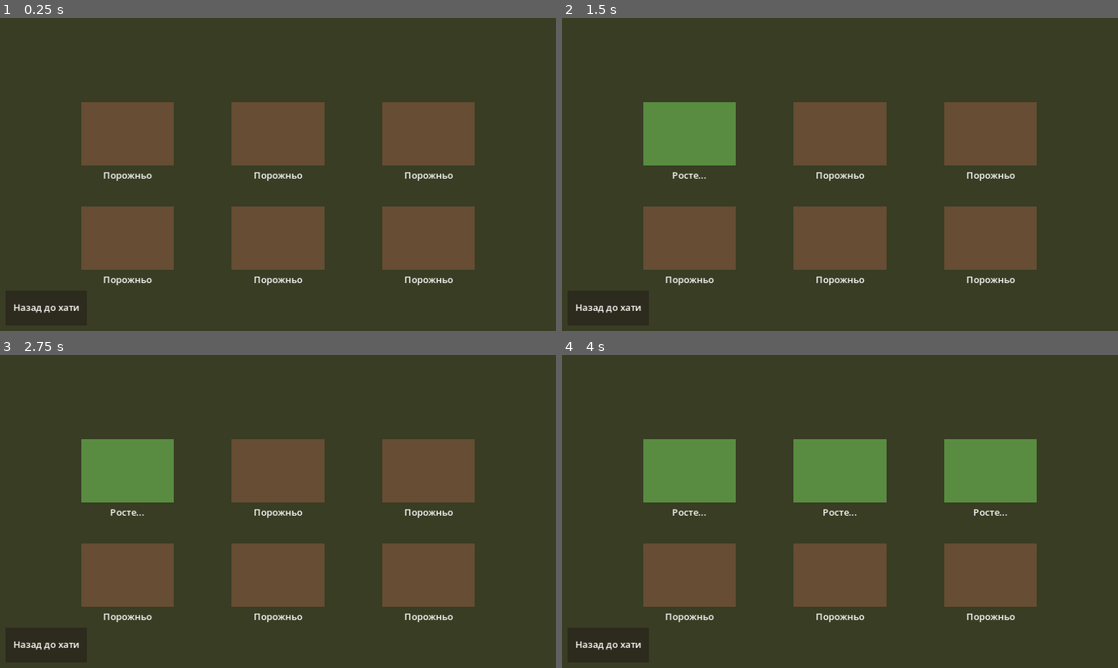
Above: before the commit, frames 1-4 (two rows, left to right).
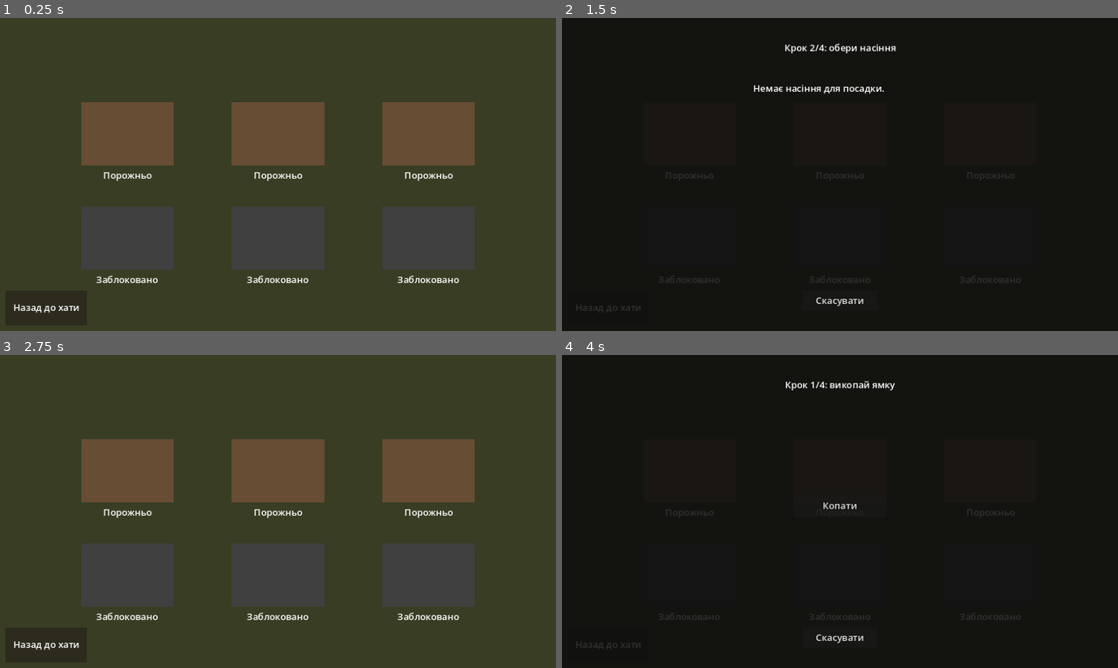
Above: after the commit, the same moments.

Repository: zav1K/molfar
Game: Godot game, scene res://scenes/Garden.tscn
Same seed, same stepped clock (60 frames per second), same inputs: the game is played once before the commit and once after it. This scene is started directly instead of the project's main scene.
Inputs (mouse positions are in pixels of both pictures, inside the frame that each line leads up to):
- Up to frame 1 (0.25 s): no input
- Up to frame 2 (1.5 s): tap Enter at 0.5 s; drag from (689, 133) to (840, 133) at 0.52 s; click (840, 168) at 1.25 s, where only the run after the commit has a clickable "Копати"
- Up to frame 3 (2.75 s): click (278, 636) at 2 s, where only the run after the commit has a clickable "Скасувати"
- Up to frame 4 (4 s): tap Space at 2.75 s; drag from (840, 470) to (689, 470) at 2.77 s; tap Enter at 3.5 s; move the mouse to (990, 470) at 3.52 s; hold Right (ui_right) from 3.53 s (still down); click (990, 470) at 3.67 s

The runs differ from the first frame. In frame 1, 11% of the frame differs, in the area x 14-86%, y 60-86%; in frame 2, 100%; in frame 3, 14%; in frame 4, 100%, in the area x 0-100%, y 0-100%.

Commit message:
Replace the garden's flat-timer plots with the 4-step planting mechanic
GardenPlot used to be a fixed ingredient_id with a flat growth_seconds
timer, and its state lived on the scene node itself — which meant it
reset every time the player left the garden, since change_scene_to_file
destroys those nodes. Growth needs to persist and keep advancing on the
calendar regardless of whether anyone's looking at it, so plot state now
lives in a new GardenState autoload; GardenPlot is just a thin view over
whichever index it's assigned.

Planting is now a 4-step tactile sequence (dig → pick a seed from
PlayerInventory → cover → water) via a new PlantingUI overlay, same
click-to-open pattern as the other minigames. Nothing is consumed until
the final watering step actually commits, so backing out costs nothing.
Growth ticks once per GameCalendar day regardless of watering; watering
adds a bonus but only once per day (checked against last_watered_day),
so spam-clicking it does nothing extra.

check_plantable() gates on the ingredient's season window (hard) and,
for moon-sensitive ones, the current moon phase (soft — wrong half of
the cycle still allows planting but slower, NEW/FULL block outright).
None of today's 3 plantable ingredients (garlic/mint/wormwood) are
moon-sensitive yet — Viktor hasn't specified which future rare
ingredients should be, so the gating exists but isn't exercised by any
real content yet.

Plot count is capped at 3 of the 6 pre-built plots (the rest show
"Заблоковано") via a static GardenState.max_plots — flagged as a stand-in
for a shared cauldron/carving-knife/shelf upgrade system that doesn't
exist yet either.

Co-Authored-By: Claude Sonnet 5 <noreply@anthropic.com>
Claude-Session: https://claude.ai/code/session_014yaB9t29x6B3F9jCn3eL4A

Diff:
--- a/project.godot
+++ b/project.godot
@@ -36,6 +36,7 @@
 SigilDatabase="*res://scripts/autoload/sigil_database.gd"
 VisitorDatabase="*res://scripts/autoload/visitor_database.gd"
 CarvedSigilRegistry="*res://scripts/autoload/carved_sigil_registry.gd"
+GardenState="*res://scripts/autoload/garden_state.gd"
 
 [rendering]
 
--- a/scenes/Garden.tscn
+++ b/scenes/Garden.tscn
@@ -1,8 +1,9 @@
-[gd_scene load_steps=6 format=3]
+[gd_scene load_steps=7 format=3]
 
 [ext_resource type="Script" path="res://scripts/garden.gd" id="1"]
 [ext_resource type="Script" path="res://scripts/garden_plot.gd" id="2"]
 [ext_resource type="Script" path="res://scripts/interaction_zone.gd" id="3"]
+[ext_resource type="Script" path="res://scripts/planting_ui.gd" id="4"]
 
 [sub_resource type="RectangleShape2D" id="Shape_plot"]
 size = Vector2(160, 110)
@@ -26,7 +27,7 @@
 script = ExtResource("2")
 zone_id = &"plot_1"
 zone_label = "Грядка 1"
-ingredient_id = &"garlic"
+plot_index = 0
 
 [node name="CollisionShape2D" type="CollisionShape2D" parent="Plots/Plot1"]
 shape = SubResource("Shape_plot")
@@ -53,7 +54,7 @@
 script = ExtResource("2")
 zone_id = &"plot_2"
 zone_label = "Грядка 2"
-ingredient_id = &"wormwood"
+plot_index = 1
 
 [node name="CollisionShape2D" type="CollisionShape2D" parent="Plots/Plot2"]
 shape = SubResource("Shape_plot")
@@ -80,7 +81,7 @@
 script = ExtResource("2")
 zone_id = &"plot_3"
 zone_label = "Грядка 3"
-ingredient_id = &"mint"
+plot_index = 2
 
 [node name="CollisionShape2D" type="CollisionShape2D" parent="Plots/Plot3"]
 shape = SubResource("Shape_plot")
@@ -107,7 +108,7 @@
 script = ExtResource("2")
 zone_id = &"plot_4"
 zone_label = "Грядка 4"
-ingredient_id = &"garlic"
+plot_index = 3
 
 [node name="CollisionShape2D" type="CollisionShape2D" parent="Plots/Plot4"]
 shape = SubResource("Shape_plot")
@@ -134,7 +135,7 @@
 script = ExtResource("2")
 zone_id = &"plot_5"
 zone_label = "Грядка 5"
-ingredient_id = &"wormwood"
+plot_index = 4
 
 [node name="CollisionShape2D" type="CollisionShape2D" parent="Plots/Plot5"]
 shape = SubResource("Shape_plot")
@@ -161,7 +162,7 @@
 script = ExtResource("2")
 zone_id = &"plot_6"
 zone_label = "Грядка 6"
-ingredient_id = &"mint"
+plot_index = 5
 
 [node name="CollisionShape2D" type="CollisionShape2D" parent="Plots/Plot6"]
 shape = SubResource("Shape_plot")
@@ -208,3 +209,64 @@
 offset_bottom = 12.0
 horizontal_alignment = 1
 text = "Назад до хати"
+
+[node name="PlantingUI" type="CanvasLayer" parent="."]
+script = ExtResource("4")
+
+[node name="Panel" type="ColorRect" parent="PlantingUI"]
+offset_right = 960.0
+offset_bottom = 540.0
+color = Color(0.05, 0.05, 0.05, 0.85)
+
+[node name="StepLabel" type="Label" parent="PlantingUI/Panel"]
+offset_left = 280.0
+offset_top = 40.0
+offset_right = 680.0
+offset_bottom = 70.0
+horizontal_alignment = 1
+text = "Крок 1/4: викопай ямку"
+
+[node name="DigButton" type="Button" parent="PlantingUI/Panel"]
+offset_left = 400.0
+offset_top = 240.0
+offset_right = 560.0
+offset_bottom = 280.0
+text = "Копати"
+
+[node name="SeedList" type="VBoxContainer" parent="PlantingUI/Panel"]
+visible = false
+offset_left = 330.0
+offset_top = 110.0
+offset_right = 630.0
+offset_bottom = 400.0
+
+[node name="CoverButton" type="Button" parent="PlantingUI/Panel"]
+visible = false
+offset_left = 400.0
+offset_top = 240.0
+offset_right = 560.0
+offset_bottom = 280.0
+text = "Загорнути землею"
+
+[node name="WaterButton" type="Button" parent="PlantingUI/Panel"]
+visible = false
+offset_left = 400.0
+offset_top = 240.0
+offset_right = 560.0
+offset_bottom = 280.0
+text = "Полити"
+
+[node name="WarningLabel" type="Label" parent="PlantingUI/Panel"]
+offset_left = 230.0
+offset_top = 400.0
+offset_right = 730.0
+offset_bottom = 430.0
+horizontal_alignment = 1
+autowrap_mode = 2
+
+[node name="CloseButton" type="Button" parent="PlantingUI/Panel"]
+offset_left = 415.0
+offset_top = 470.0
+offset_right = 545.0
+offset_bottom = 505.0
+text = "Скасувати"
--- /dev/null
+++ b/scripts/autoload/garden_state.gd
@@ -0,0 +1,97 @@
+extends Node
+## Autoload. Owns garden plot state so it survives leaving the garden —
+## Garden.tscn's GardenPlot nodes are destroyed on every scene change
+## (change_scene_to_file), but growth has to keep advancing on the
+## calendar whether or not the player is standing there looking at it.
+## GardenPlot is just a thin view over whichever Plot this holds for its
+## own plot_index.
+
+enum Stage { EMPTY, GROWING, READY }
+
+const PLOT_COUNT := 6 ## matches the 6 pre-built nodes in Garden.tscn.
+const WATER_BONUS_DAYS := 1
+
+## TODO: hook into a shared upgrade system once cauldron/carving-knife/
+## shelf upgrades exist — for now this is just a static cap, same as
+## those tools have no upgrade path yet either.
+var max_plots: int = 3
+
+class Plot:
+	var stage: Stage = Stage.EMPTY
+	var ingredient_id: StringName = &""
+	var days_grown: int = 0
+	var growth_days_required: int = 0
+	var last_watered_day: int = -1
+
+var _plots: Array[Plot] = []
+
+func _ready() -> void:
+	for i in PLOT_COUNT:
+		_plots.append(Plot.new())
+	GameCalendar.day_changed.connect(_on_day_changed)
+
+func _on_day_changed(_day_of_year: int) -> void:
+	for plot in _plots:
+		if plot.stage == Stage.GROWING:
+			plot.days_grown += 1
+			if plot.days_grown >= plot.growth_days_required:
+				plot.stage = Stage.READY
+
+func get_plot(index: int) -> Plot:
+	return _plots[index]
+
+func is_plot_unlocked(index: int) -> bool:
+	return index < max_plots
+
+## Whether `ingredient` may be sown today, and whether it'll ripen slower
+## for being sown outside its favorable moon phase. Season window is a
+## hard gate; moon phase (only checked for moon-sensitive ingredients) is
+## a soft one — NEW/FULL block outright, the "wrong half" of the cycle
+## still allows planting but with a growth penalty.
+func check_plantable(ingredient: Ingredient) -> Dictionary:
+	var day := GameCalendar.current_day
+	if day < ingredient.season_start_day or day > ingredient.season_end_day:
+		return {allowed = false, penalty = false, reason = "Не той сезон для цієї рослини."}
+	if ingredient.favorable_moon_phase == MoonPhase.Phase.ANY:
+		return {allowed = true, penalty = false, reason = ""}
+	var moon := GameCalendar.get_moon_phase()
+	if moon == MoonPhase.Phase.NEW or moon == MoonPhase.Phase.FULL:
+		return {allowed = false, penalty = false, reason = "Молодик і повня — невдалі дні для посадки."}
+	if moon != ingredient.favorable_moon_phase:
+		return {allowed = true, penalty = true, reason = "Не найкраща фаза Місяця — росте повільніше."}
+	return {allowed = true, penalty = false, reason = ""}
+
+## Plants and immediately waters (the minigame's last step doubles as day-1
+## watering) — call only after check_plantable() allowed it.
+func plant(index: int, ingredient: Ingredient, penalty: bool) -> void:
+	var plot := _plots[index]
+	plot.stage = Stage.GROWING
+	plot.ingredient_id = ingredient.id
+	plot.days_grown = WATER_BONUS_DAYS
+	plot.growth_days_required = ingredient.base_growth_days * (2 if penalty else 1)
+	plot.last_watered_day = GameCalendar.current_day
+	if plot.days_grown >= plot.growth_days_required:
+		plot.stage = Stage.READY
+
+## Returns false if already watered today or not growing — watering twice
+## in one day just does nothing, same "free experimentation" rule as
+## every other minigame in this project.
+func water(index: int) -> bool:
+	var plot := _plots[index]
+	if plot.stage != Stage.GROWING or plot.last_watered_day == GameCalendar.current_day:
+		return false
+	plot.last_watered_day = GameCalendar.current_day
+	plot.days_grown += WATER_BONUS_DAYS
+	if plot.days_grown >= plot.growth_days_required:
+		plot.stage = Stage.READY
+	return true
+
+func harvest(index: int) -> StringName:
+	var plot := _plots[index]
+	var id := plot.ingredient_id
+	plot.stage = Stage.EMPTY
+	plot.ingredient_id = &""
+	plot.days_grown = 0
+	plot.growth_days_required = 0
+	plot.last_watered_day = -1
+	return id
--- a/scripts/garden.gd
+++ b/scripts/garden.gd
@@ -6,15 +6,28 @@
 	$Plots/Plot4, $Plots/Plot5, $Plots/Plot6,
 ]
 @onready var exit_zone: InteractionZone = $ExitZone
+@onready var planting_ui: PlantingUI = $PlantingUI
+
+var _planting_plot: GardenPlot
 
 func _ready() -> void:
 	for plot in plots:
 		plot.harvested.connect(_on_plot_harvested)
+		plot.planting_requested.connect(_on_planting_requested)
 	exit_zone.activated.connect(_on_exit_activated)
+	planting_ui.closed.connect(_on_planting_closed)
 
 func _on_plot_harvested(plot: GardenPlot, ingredient_id: StringName) -> void:
-	# TODO: route into the player inventory once it exists.
-	print("Harvested %s from %s" % [ingredient_id, plot.zone_label])
+	PlayerInventory.add(ingredient_id, 1)
+
+func _on_planting_requested(plot: GardenPlot) -> void:
+	_planting_plot = plot
+	planting_ui.open(plot.plot_index)
+
+func _on_planting_closed() -> void:
+	if _planting_plot != null:
+		_planting_plot.refresh()
+	_planting_plot = null
 
 func _on_exit_activated(_zone: InteractionZone) -> void:
 	get_tree().change_scene_to_file("res://scenes/Hut.tscn")
--- a/scripts/garden_plot.gd
+++ b/scripts/garden_plot.gd
@@ -1,60 +1,59 @@
 class_name GardenPlot
 extends InteractionZone
-## Placeholder garden bed: click an empty plot to plant, click again once it's
-## ready to harvest. Growth is a flat timer for now — real season/weather rules
-## come later.
+## Thin view over GardenState's plot at `plot_index` — the actual state
+## lives in that autoload (see its docstring for why), this node just
+## renders it and turns clicks into GardenState calls.
 
-enum State { EMPTY, GROWING, READY }
+const EMPTY_COLOR := Color(0.4, 0.3, 0.2, 1)
+const GROWING_COLOR := Color(0.35, 0.55, 0.25, 1)
+const READY_COLOR := Color(0.8, 0.75, 0.2, 1)
+const LOCKED_COLOR := Color(0.25, 0.25, 0.25, 1)
 
-const STATE_COLOR := {
-	State.EMPTY: Color(0.4, 0.3, 0.2, 1),
-	State.GROWING: Color(0.35, 0.55, 0.25, 1),
-	State.READY: Color(0.8, 0.75, 0.2, 1),
-}
-const STATE_TEXT := {
-	State.EMPTY: "Порожньо",
-	State.GROWING: "Росте...",
-	State.READY: "Готово!",
-}
+@export var plot_index: int = 0
 
-@export var ingredient_id: StringName = &"mint"
-@export var growth_seconds: float = 5.0
-
+## Emitted on click when this plot is empty and unlocked — garden.gd opens
+## PlantingUI for it, then calls refresh() once planting succeeds.
+signal planting_requested(plot: GardenPlot)
 signal harvested(plot: GardenPlot, ingredient_id: StringName)
 
 @onready var visual: ColorRect = $Visual
 @onready var label: Label = $Label
 
-var state: State = State.EMPTY
-
 func _ready() -> void:
 	super._ready()
 	activated.connect(_on_activated)
-	_refresh_visual()
+	GameCalendar.day_changed.connect(func(_d: int) -> void: refresh())
+	refresh()
 
 func _on_activated(_zone: InteractionZone) -> void:
-	match state:
-		State.EMPTY:
-			_plant()
-		State.READY:
-			_harvest()
-		State.GROWING:
-			pass
+	if not GardenState.is_plot_unlocked(plot_index):
+		return
+	var plot := GardenState.get_plot(plot_index)
+	match plot.stage:
+		GardenState.Stage.EMPTY:
+			planting_requested.emit(self)
+		GardenState.Stage.GROWING:
+			GardenState.water(plot_index)
+			refresh()
+		GardenState.Stage.READY:
+			var ingredient_id := GardenState.harvest(plot_index)
+			harvested.emit(self, ingredient_id)
+			refresh()
 
-func _plant() -> void:
-	state = State.GROWING
-	_refresh_visual()
-	get_tree().create_timer(growth_seconds).timeout.connect(_on_grown)
-
-func _on_grown() -> void:
-	state = State.READY
-	_refresh_visual()
-
-func _harvest() -> void:
-	harvested.emit(self, ingredient_id)
-	state = State.EMPTY
-	_refresh_visual()
-
-func _refresh_visual() -> void:
-	visual.color = STATE_COLOR[state]
-	label.text = STATE_TEXT[state]
+func refresh() -> void:
+	if not GardenState.is_plot_unlocked(plot_index):
+		visual.color = LOCKED_COLOR
+		label.text = "Заблоковано"
+		return
+	var plot := GardenState.get_plot(plot_index)
+	match plot.stage:
+		GardenState.Stage.EMPTY:
+			visual.color = EMPTY_COLOR
+			label.text = "Порожньо"
+		GardenState.Stage.GROWING:
+			visual.color = GROWING_COLOR
+			var watered_today := plot.last_watered_day == GameCalendar.current_day
+			label.text = "Росте... (%d/%d)%s" % [plot.days_grown, plot.growth_days_required, " 💧" if watered_today else ""]
+		GardenState.Stage.READY:
+			visual.color = READY_COLOR
+			label.text = "Готово!"
--- /dev/null
+++ b/scripts/planting_ui.gd
@@ -0,0 +1,102 @@
+class_name PlantingUI
+extends CanvasLayer
+## The 4-step tactile planting minigame: dig, choose a seed, cover, water.
+## Each step is a deliberate click in order — nothing is consumed from
+## PlayerInventory until the final watering step actually commits the
+## planting, so backing out via CloseButton at any point costs nothing
+## (same free-experimentation rule as brewing/carving).
+
+signal closed
+
+enum Step { DIG, SEED, COVER, WATER }
+
+const STEP_TITLES := {
+	Step.DIG: "Крок 1/4: викопай ямку",
+	Step.SEED: "Крок 2/4: обери насіння",
+	Step.COVER: "Крок 3/4: загорни землею",
+	Step.WATER: "Крок 4/4: полий",
+}
+
+@onready var step_label: Label = $Panel/StepLabel
+@onready var dig_button: Button = $Panel/DigButton
+@onready var seed_list: VBoxContainer = $Panel/SeedList
+@onready var cover_button: Button = $Panel/CoverButton
+@onready var water_button: Button = $Panel/WaterButton
+@onready var warning_label: Label = $Panel/WarningLabel
+@onready var close_button: Button = $Panel/CloseButton
+
+var _plot_index: int = -1
+var _step: Step = Step.DIG
+var _selected_ingredient: Ingredient
+var _penalty: bool = false
+
+func _ready() -> void:
+	visible = false
+	dig_button.pressed.connect(_on_dig_pressed)
+	cover_button.pressed.connect(_on_cover_pressed)
+	water_button.pressed.connect(_on_water_pressed)
+	close_button.pressed.connect(_on_close_pressed)
+
+func open(plot_index: int) -> void:
+	_plot_index = plot_index
+	_step = Step.DIG
+	_selected_ingredient = null
+	_penalty = false
+	warning_label.text = ""
+	_refresh()
+	visible = true
+
+func _refresh() -> void:
+	step_label.text = STEP_TITLES[_step]
+	dig_button.visible = _step == Step.DIG
+	seed_list.visible = _step == Step.SEED
+	cover_button.visible = _step == Step.COVER
+	water_button.visible = _step == Step.WATER
+
+func _on_dig_pressed() -> void:
+	_build_seed_list()
+	_step = Step.SEED
+	_refresh()
+
+func _build_seed_list() -> void:
+	for child in seed_list.get_children():
+		child.queue_free()
+	for ingredient in IngredientDatabase.get_all():
+		if ingredient.source != Ingredient.Source.GARDEN:
+			continue
+		var count := PlayerInventory.get_count(ingredient.id)
+		if count <= 0:
+			continue
+		var button := Button.new()
+		button.text = "%s ×%d" % [ingredient.display_name, count]
+		button.pressed.connect(_on_seed_selected.bind(ingredient))
+		seed_list.add_child(button)
+	if seed_list.get_child_count() == 0:
+		var empty_label := Label.new()
+		empty_label.text = "Немає насіння для посадки."
+		seed_list.add_child(empty_label)
+
+func _on_seed_selected(ingredient: Ingredient) -> void:
+	var check := GardenState.check_plantable(ingredient)
+	if not check.allowed:
+		warning_label.text = check.reason
+		return
+	_selected_ingredient = ingredient
+	_penalty = check.penalty
+	warning_label.text = check.reason
+	_step = Step.COVER
+	_refresh()
+
+func _on_cover_pressed() -> void:
+	_step = Step.WATER
+	_refresh()
+
+func _on_water_pressed() -> void:
+	PlayerInventory.remove(_selected_ingredient.id, 1)
+	GardenState.plant(_plot_index, _selected_ingredient, _penalty)
+	visible = false
+	closed.emit()
+
+func _on_close_pressed() -> void:
+	visible = false
+	closed.emit()
